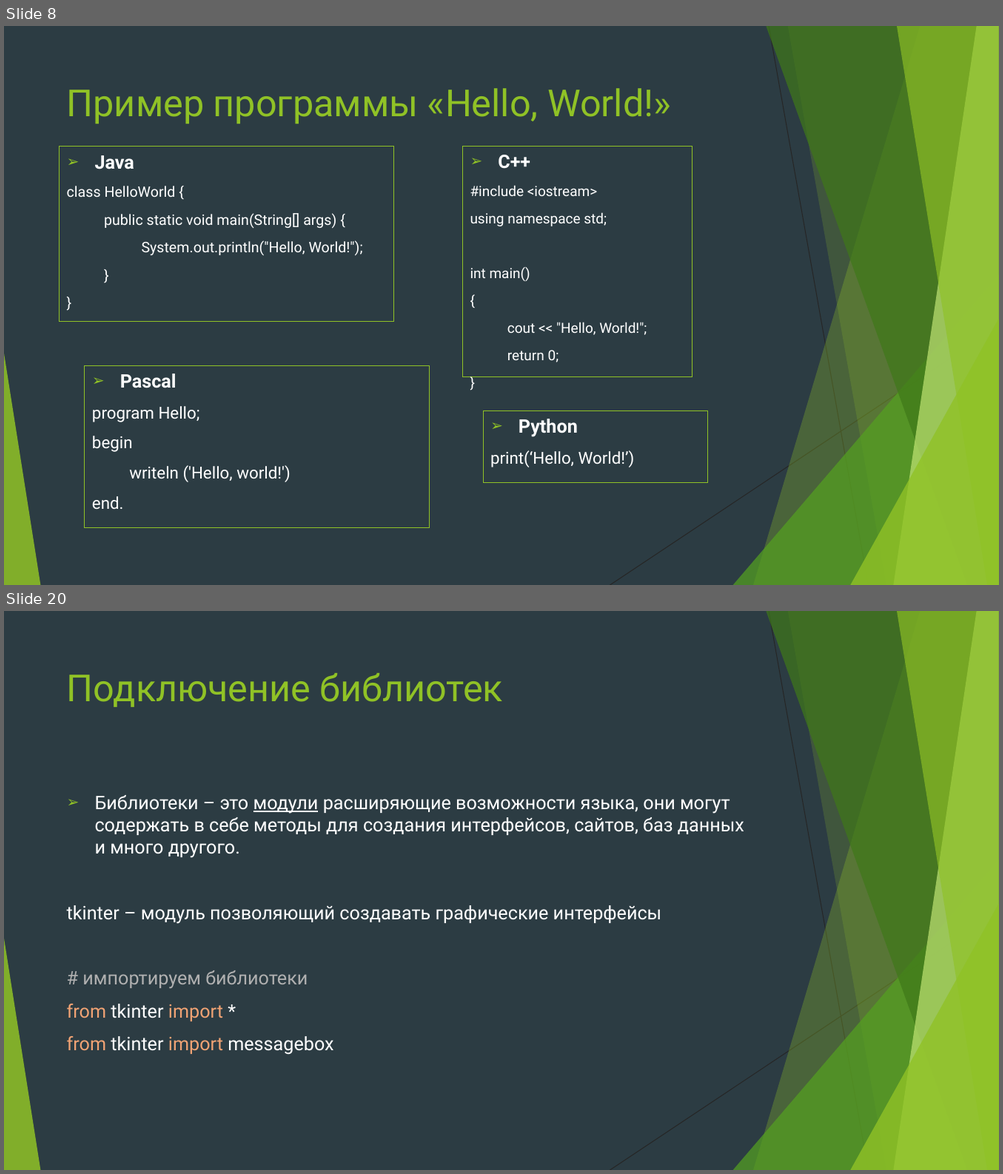
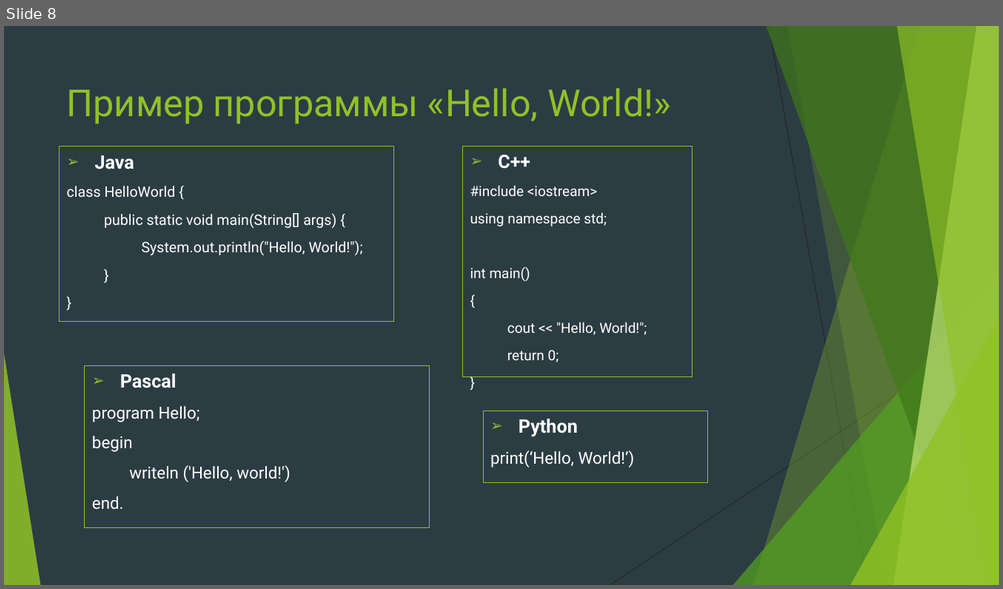
Before and after one commit to Yegor9151/for_corund, a slide deck: python/module 1/presentation/МК по Python.pptx. Shown one above the other, each under a label of ours: slides 8 and 20 before the commit, slide 8 after it; the slides between them are not shown. The pictures are 1003x1174 and 1003x589 pixels, drawn with LibreOffice and Linux fonts; fonts in the diff are those of the drawing. Boxes give left, top, right and bottom in pixels: in the first picture for what was removed or moved away, otherwise in the second. Text is boxed around its words. In the diff, an @@ line names an element or a change of style, - is before the commit and + after.

```diff
--- a/python/module 1/presentation/МК по Python.pptx
+++ b/python/module 1/presentation/МК по Python.pptx
@@ slide 20 removed at <box>4,611,999,1170</box>, background #2C3C43; not listed: 10 template elements that a slide beside it also shows @@
@@ title removed at <box>67,673,503,707</box> @@
-Подключение библиотек
@@ text removed at <box>67,795,744,1055</box> @@
-➢ Библиотеки – это модули расширяющие возможности языка, они могут содержать в себе методы для создания интерфейсов, сайтов, баз данных и много другого.
-tkinter – модуль позволяющий создавать графические интерфейсы
-# импортируем библиотеки
-from tkinter import *
-from tkinter import messagebox
```
Also in this commit, not shown: 8 slides changed, 13 other slides removed.
